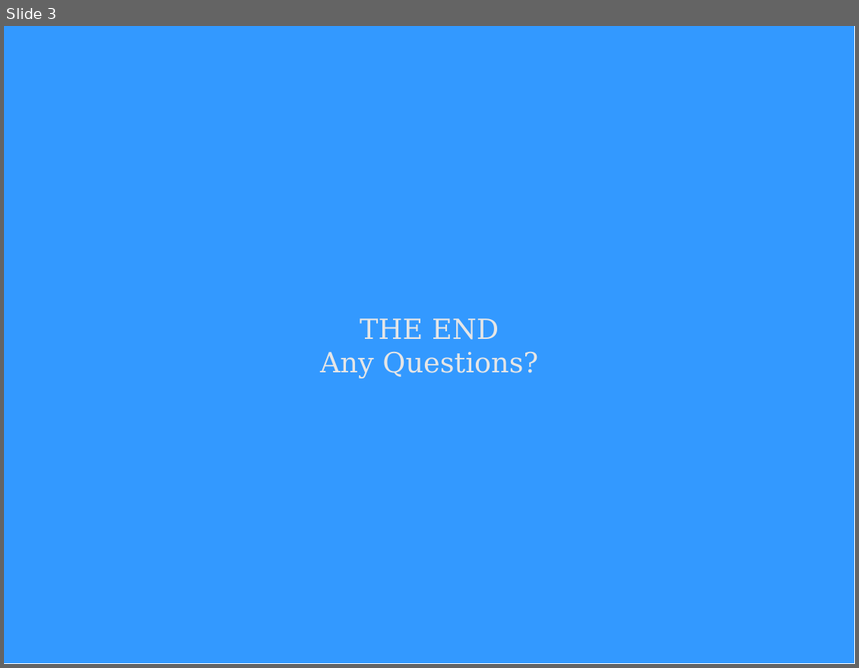
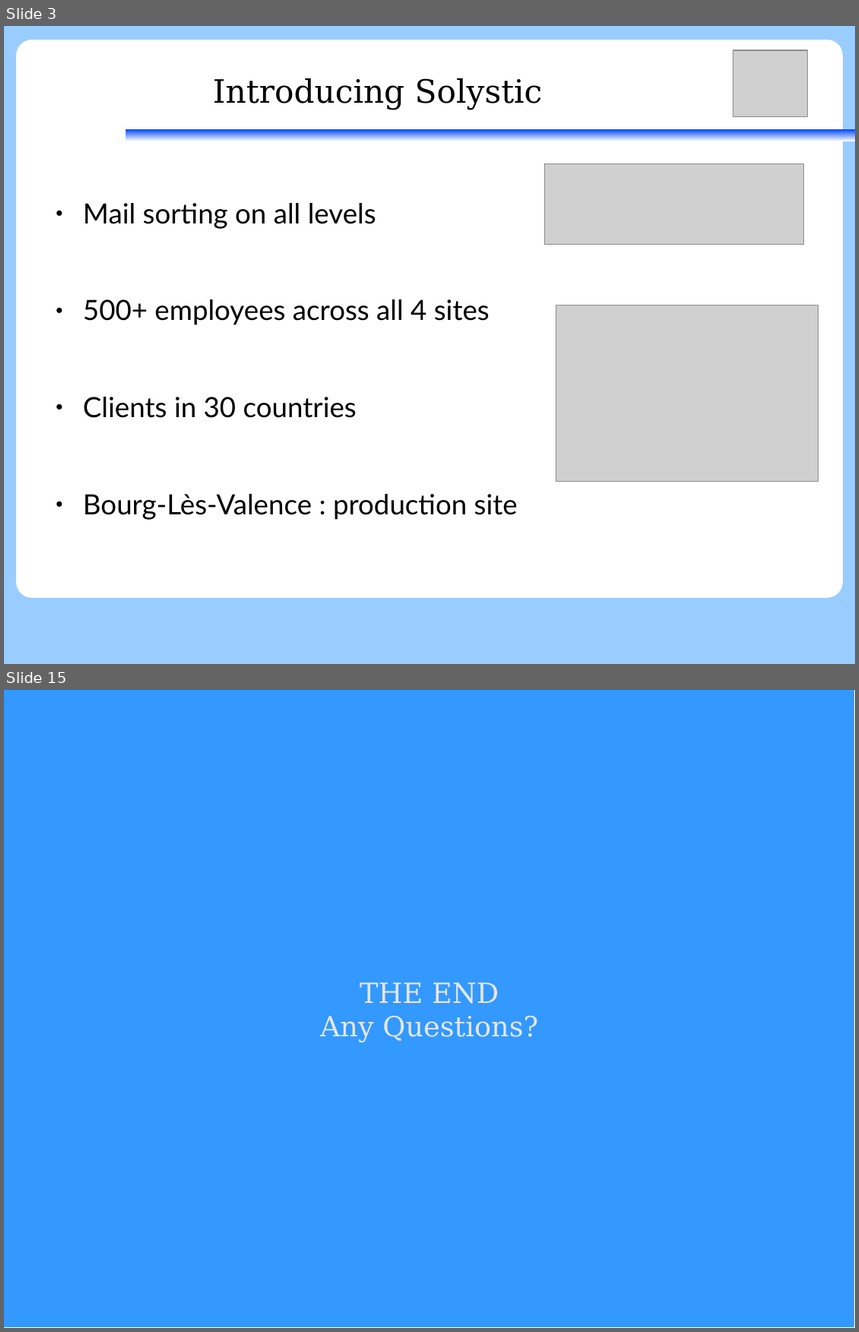
Before and after one commit to ramarijm/stageAI, a slide deck: presentation_ai.odp. Shown one above the other, each under a label of ours: slide 3 before the commit, slides 3 and 15 after it; the slides between them are not shown. The pictures are 859x668 and 859x1332 pixels, drawn with LibreOffice and Linux fonts; fonts in the diff are those of the drawing; grey boxes stand for pictures. Boxes give left, top, right and bottom in pixels: in the first picture for what was removed or moved away, otherwise in the second. Text is boxed around its words. In the diff, an @@ line names an element or a change of style, - is before the commit and + after.

```diff
--- a/presentation_ai.odp
+++ b/presentation_ai.odp
@@ slide 3 added at (4,26,855,664), background #99CCFF; not listed: 1 template element that a slide beside it also shows @@
@@ rounded rectangle added at (16,40,844,598), fill #FFFFFF @@
@@ picture added at (734,50,808,116) @@
@@ title added at (213,78,543,110), 30 pt, text #000000 @@
+Introducing Solystic
@@ picture added at (545,164,804,246) @@
@@ text added at (83,203,518,520), 26 pt, text #000000 @@
+● Mail sorting on all levels
+● 500+ employees across all 4 sites
+● Clients in 30 countries
+● Bourg-Lès-Valence : production site
@@ picture added at (557,306,819,482) @@
@@ what was slide 3 is now slide 15 @@
```
Also in this commit, not shown: 1 slide changed, 12 other slides added, 1 slide removed, 2 other files.
